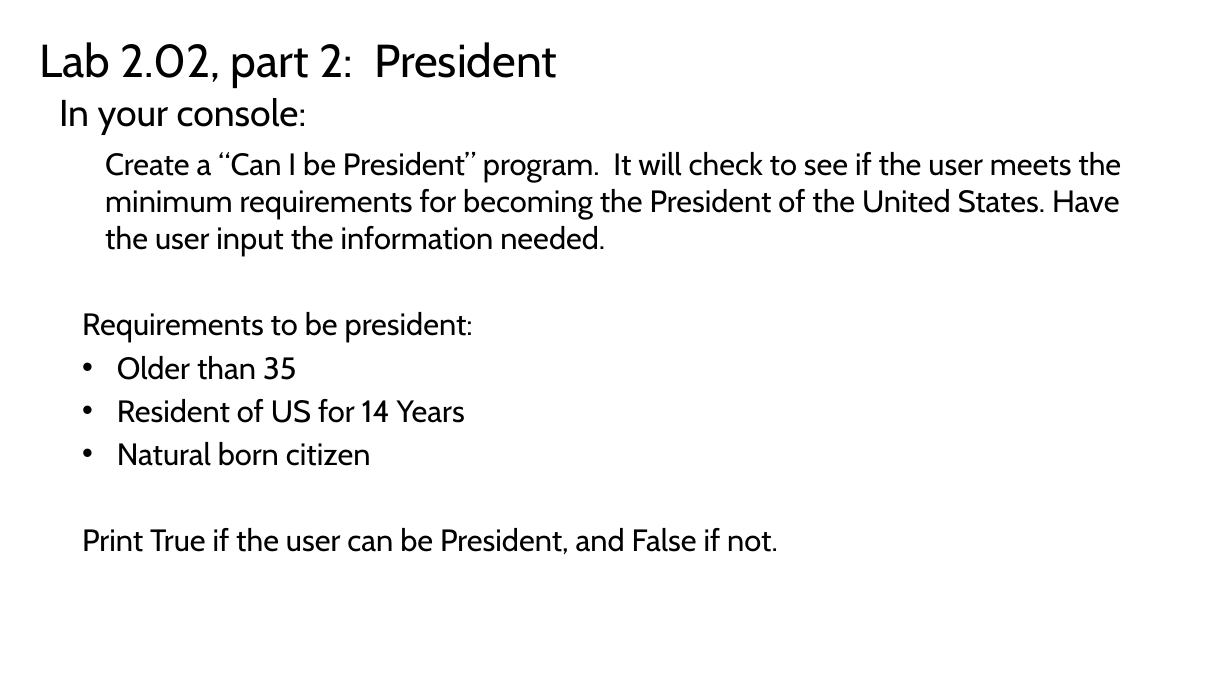
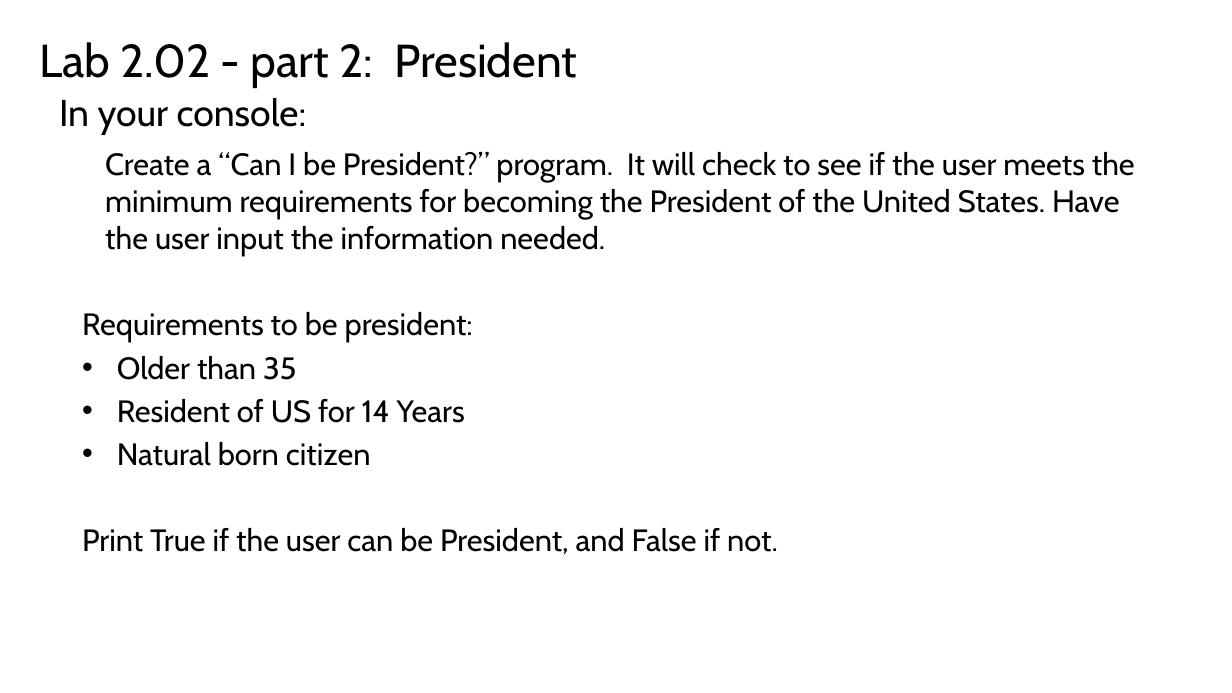
Before and after one commit to TEALSK12/2nd-semester-introduction-to-computer-science, a slide deck: slide 11 of docs/units/2_unit/slidedecks/Intro Python 2.02 TEALS.pptx. Drawn at 1232x693 pixels with LibreOffice and Linux fonts; fonts in the diff are those of the drawing; background and template pictures are left out. Boxes give left, top, right and bottom in pixels: in the first picture for what was removed or moved away, otherwise in the second. Text is boxed around its words. In the diff, an @@ line names an element or a change of style, - is before the commit and + after.

```diff
--- a/docs/units/2_unit/slidedecks/Intro Python 2.02 TEALS.pptx
+++ b/docs/units/2_unit/slidedecks/Intro Python 2.02 TEALS.pptx
@@ text at (x1=39, y1=42, x2=577, y2=88): text changed @@
-Lab 2.02, part 2: President
+Lab 2.02 - part 2: President
@@ text at (x1=105, y1=152, x2=1135, y2=256): text changed @@
-  Create a “Can I be President” program. It will check to see if the user meets the minimum requirements for becoming the President of the United States. Have the user input the information needed.
+  Create a “Can I be President?” program. It will check to see if the user meets the minimum requirements for becoming the President of the United States. Have the user input the information needed.
```
Also in this commit, not shown: 12 other slides changed, 9 other files.
